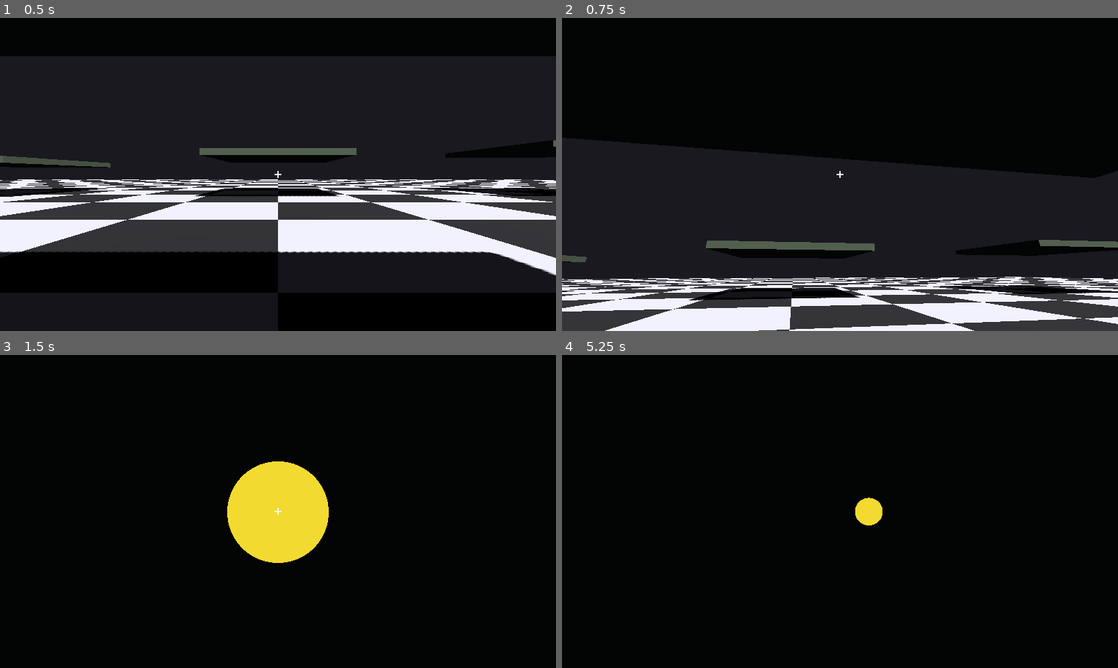
Above: before the commit, frames 1-4 (two rows, left to right).
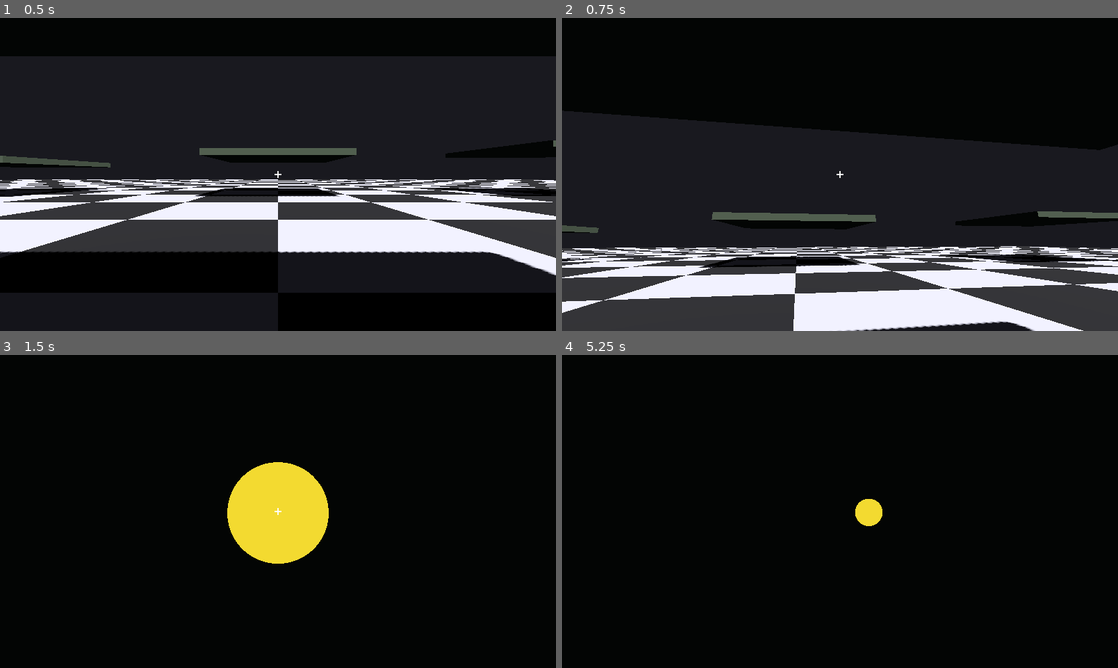
Above: after the commit, the same moments.

Repository: radomirsky/190K-G.O.P
Game: Godot game, scene res://main.tscn
Two runs of this game, one before a commit and one after it. Both use one fixed random seed, a clock stepped at 60 frames per second and the inputs below.
Inputs (mouse positions are in pixels of both pictures, inside the frame that each line leads up to):
- Up to frame 1 (0.5 s): no input
- Up to frame 2 (0.75 s): tap Enter at 0.5 s; move the mouse to (867, 174) at 0.52 s; hold Up from 0.53 s (still down); tap R at 0.6 s; click (867, 174) at 0.67 s
- Up to frame 3 (1.5 s): keep holding Up; tap Space at 0.77 s; move the mouse to (250, 511) at 1.27 s; tap Q at 1.35 s; click (250, 511) at 1.42 s
- Up to frame 4 (5.25 s): tap Space at 1.52, 2.75, 3.02, 3.77, 4.52 s; tap R at 1.55, 2.3, 2.85, 3.8, 4.55 s; move the mouse to (851, 505) at 2.02 s; hold Shift 2.03-2.78 s; click (851, 505) at 2.17 s; move the mouse to (834, 517) at 2.77 s; click (834, 517) at 2.92 s; move the mouse to (878, 514) at 3.52 s; tap Z at 3.6 s; click (878, 514) at 3.67 s; tap Escape (ui_cancel) at 4.15 s; move the mouse to (673, 464) at 4.27 s; release Up at 4.28 s; hold Left 4.28-5.03 s; tap X at 4.35 s; click (673, 464) at 4.42 s; move the mouse to (867, 511) at 5.02 s; hold Down from 5.03 s (still down); tap B at 5.1 s; click (867, 511) at 5.17 s

Frame 1 is identical in both runs. In frame 2, 31% of the frame differs, in the area x 0-100%, y 29-100%; in frame 3, less than 0.1%; in frame 4, less than 0.1%.

Commit message:
Smooth camera look (lerp targets); no RMB for look
Made-with: Cursor

Diff:
--- a/player.gd
+++ b/player.gd
@@ -19,6 +19,7 @@
 @export var glue_pair_max_distance: float = 1.45
 @export var aim_ray_length: float = 48.0
 @export var look_key_speed: float = 1.85
+@export_range(0.0, 48.0, 0.25) var look_smoothing: float = 14.0
 
 var gravity: float = ProjectSettings.get_setting("physics/3d/default_gravity")
 
@@ -35,6 +36,8 @@
 var _want_mouse_captured: bool = true
 var _crosshair_layer: CanvasLayer = null
 var _hit_marker: MeshInstance3D = null
+var _look_yaw_target: float = 0.0
+var _look_pitch_target: float = 0.0
 
 
 func _ready() -> void:
@@ -46,6 +49,8 @@
 		if not win.focus_entered.is_connected(cb):
 			win.focus_entered.connect(cb)
 	call_deferred("_setup_aim_feedback")
+	_look_yaw_target = rotation.y
+	_look_pitch_target = _camera_pivot.rotation.x
 
 
 func _notification(what: int) -> void:
@@ -60,30 +65,37 @@
 		Input.mouse_mode = Input.MOUSE_MODE_CAPTURED
 
 
+func _pitch_limit() -> float:
+	return PI / 2.0 - 0.02
+
+
 func _clamp_camera_pitch() -> void:
-	_camera_pivot.rotation.x = clampf(
-		_camera_pivot.rotation.x,
-		-PI / 2.0 + 0.02,
-		PI / 2.0 - 0.02
-	)
-
-
-func _apply_look_from_cursor() -> void:
+	var lim := _pitch_limit()
+	_camera_pivot.rotation.x = clampf(_camera_pivot.rotation.x, -lim, lim)
+
+
+func _clamp_pitch_target(p: float) -> float:
+	var lim := _pitch_limit()
+	return clampf(p, -lim, lim)
+
+
+func _compute_cursor_look_targets() -> Vector2:
 	if _camera == null or not is_inside_tree():
-		return
+		return Vector2(_look_yaw_target, _look_pitch_target)
 	var mouse_pos := get_viewport().get_mouse_position()
 	var d := _camera.project_ray_normal(mouse_pos)
 	if d.length_squared() < 1e-10:
-		return
+		return Vector2(_look_yaw_target, _look_pitch_target)
 	d = d.normalized()
 	var horiz := Vector3(d.x, 0.0, d.z)
+	var target_yaw := _look_yaw_target
 	if horiz.length_squared() > 1e-10:
 		horiz = horiz.normalized()
-		rotation.y = atan2(horiz.x, -horiz.z)
-	var d_local := global_transform.basis.inverse() * d
-	var pitch := atan2(d_local.y, -d_local.z)
-	_camera_pivot.rotation.x = pitch
-	_clamp_camera_pitch()
+		target_yaw = atan2(horiz.x, -horiz.z)
+	var yaw_basis := Basis.from_euler(Vector3(0.0, target_yaw, 0.0))
+	var d_local := yaw_basis.inverse() * d
+	var target_pitch := _clamp_pitch_target(atan2(d_local.y, -d_local.z))
+	return Vector2(target_yaw, target_pitch)
 
 
 func _input(event: InputEvent) -> void:
@@ -99,13 +111,16 @@
 		else:
 			_want_mouse_captured = true
 			Input.mouse_mode = Input.MOUSE_MODE_CAPTURED
+		_look_yaw_target = rotation.y
+		_look_pitch_target = _camera_pivot.rotation.x
 		get_viewport().set_input_as_handled()
 
 	if event is InputEventMouseMotion:
 		if Input.mouse_mode == Input.MOUSE_MODE_CAPTURED:
-			rotate_y(-event.relative.x * mouse_sensitivity)
-			_camera_pivot.rotate_x(-event.relative.y * mouse_sensitivity)
-			_clamp_camera_pitch()
+			_look_yaw_target -= event.relative.x * mouse_sensitivity
+			_look_pitch_target = _clamp_pitch_target(
+				_look_pitch_target - event.relative.y * mouse_sensitivity
+			)
 
 	if (
 		event is InputEventMouseButton
@@ -202,24 +217,30 @@
 	_apply_body_pushes(move_vel)
 
 	if Input.mouse_mode == Input.MOUSE_MODE_VISIBLE:
-		_apply_look_from_cursor()
+		var t := _compute_cursor_look_targets()
+		_look_yaw_target = t.x
+		_look_pitch_target = t.y
 	else:
 		var lk := look_key_speed * delta
 		if Input.is_key_pressed(KEY_LEFT):
-			rotate_y(lk)
+			_look_yaw_target += lk
 		if Input.is_key_pressed(KEY_RIGHT):
-			rotate_y(-lk)
+			_look_yaw_target -= lk
 		if Input.is_key_pressed(KEY_UP):
-			_camera_pivot.rotate_x(lk)
+			_look_pitch_target = _clamp_pitch_target(_look_pitch_target + lk)
 		if Input.is_key_pressed(KEY_DOWN):
-			_camera_pivot.rotate_x(-lk)
-		if (
-			Input.is_key_pressed(KEY_LEFT)
-			or Input.is_key_pressed(KEY_RIGHT)
-			or Input.is_key_pressed(KEY_UP)
-			or Input.is_key_pressed(KEY_DOWN)
-		):
-			_clamp_camera_pitch()
+			_look_pitch_target = _clamp_pitch_target(_look_pitch_target - lk)
+
+	var smooth_k := 1.0
+	if look_smoothing > 0.0:
+		smooth_k = 1.0 - exp(-look_smoothing * delta)
+	rotation.y = lerp_angle(rotation.y, _look_yaw_target, smooth_k)
+	_camera_pivot.rotation.x = lerpf(
+		_camera_pivot.rotation.x,
+		_look_pitch_target,
+		smooth_k
+	)
+	_clamp_camera_pitch()
 
 	if _held:
 		_held.global_position = _hold_point.global_position
